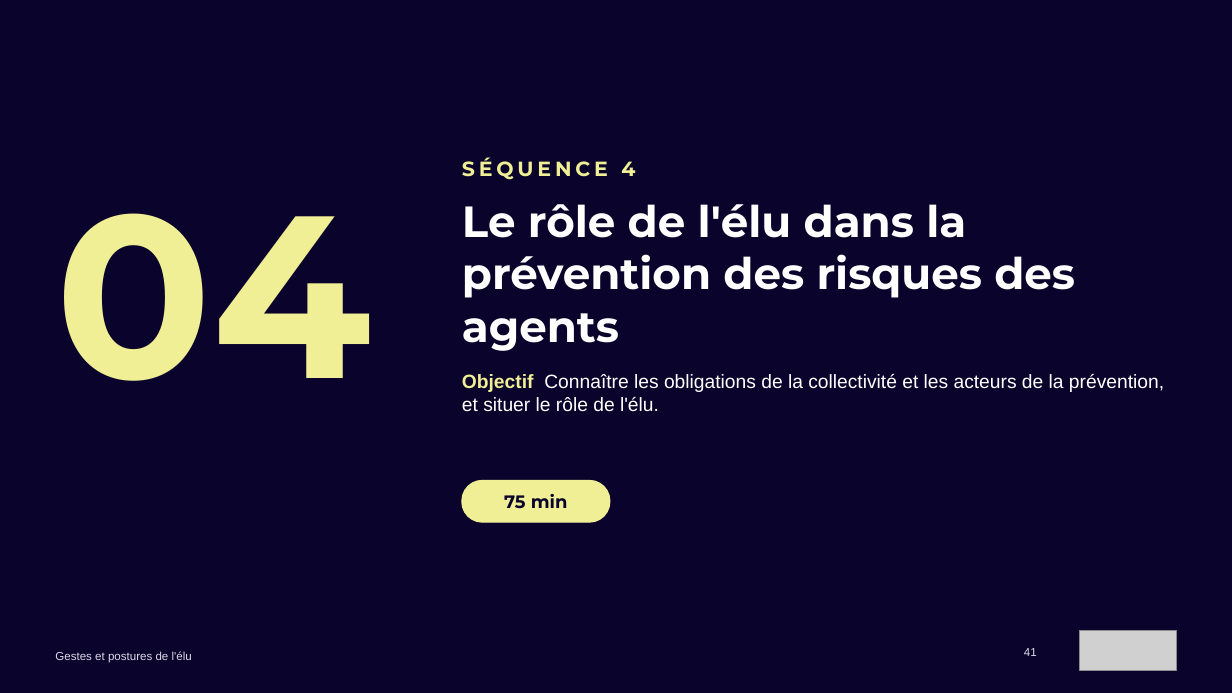
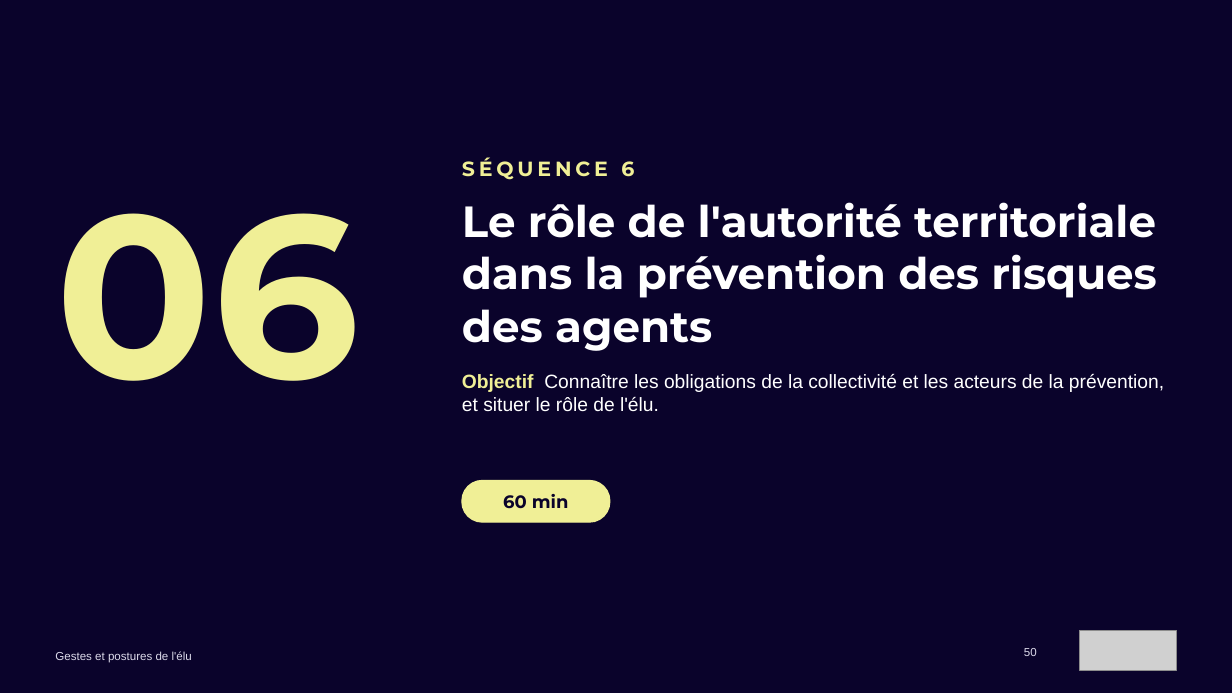
Before and after one commit to maxencedruellefourniez-prog/jefferco-pellets-prospects, a slide deck: slide 50 of formations/Formation_Gestes_et_postures_de_l_elu_ENMA.pptx (slide 41 before the commit). Drawn at 1232x693 pixels with LibreOffice and Linux fonts; fonts in the diff are those of the drawing; grey boxes stand for pictures. Boxes give left, top, right and bottom in pixels: in the first picture for what was removed or moved away, otherwise in the second. Text is boxed around its words. In the diff, an @@ line names an element or a change of style, - is before the commit and + after.

```diff
--- a/formations/Formation_Gestes_et_postures_de_l_elu_ENMA.pptx
+++ b/formations/Formation_Gestes_et_postures_de_l_elu_ENMA.pptx
@@ text at bbox=[462, 157, 634, 180]: text changed @@
-SÉQUENCE 4
+SÉQUENCE 6
@@ text at bbox=[462, 202, 1156, 351]: text changed @@
-Le rôle de l'élu dans la prévention des risques des agents
+Le rôle de l'autorité territoriale dans la prévention des risques des agents
@@ text at bbox=[55, 213, 359, 381]: text changed @@
-04
+06
@@ text at bbox=[503, 494, 569, 509]: text changed @@
-75 min
+60 min
@@ page number at bbox=[1024, 648, 1037, 656]: text changed @@
-41
+50
```
Also in this commit, not shown: 43 other slides changed, 10 slides added, 1 other file.
